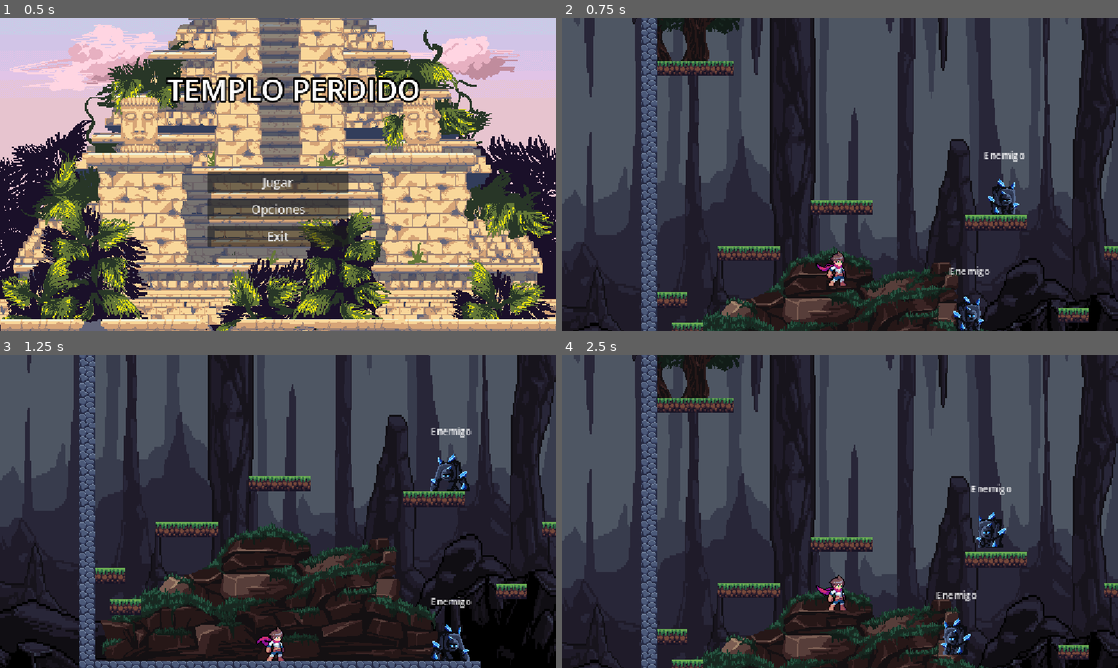
Above: before the commit, frames 1-4 (two rows, left to right).
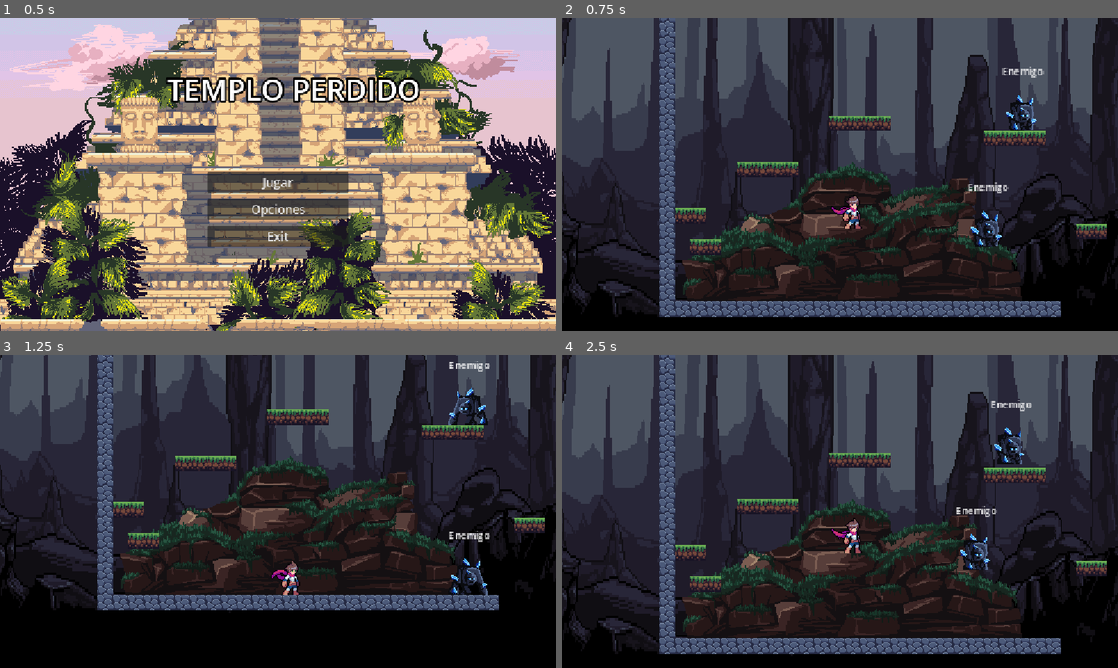
Above: after the commit, the same moments.

Repository: ederAlonso/Proyecto_videojuegos_2026_EderHuillcaSullca
Game: Godot game, scene res://scenes/levels/control.tscn
Two runs of this game, one before a commit and one after it. Both use one fixed random seed, a clock stepped at 60 frames per second and the inputs below.
Inputs:
- Up to frame 1 (0.5 s): no input
- Up to frame 2 (0.75 s): click "Jugar" at 0.5 s
- Up to frame 3 (1.25 s): no input
- Up to frame 4 (2.5 s): hold D (move_right) from 1.28 s (still down); tap W (move_jump) at 1.52, 2.27 s

Frame 1 is identical in both runs. In frame 2, 61% of the frame differs, in the area x 0-100%, y 0-100%; in frame 3, 56%; in frame 4, 61%.

Commit message:
agregue imagen de la llave y puerta

Diff:
--- a/JUEGO-EXPLORADOR.n2/scenes/items/keys.tscn
+++ b/JUEGO-EXPLORADOR.n2/scenes/items/keys.tscn
@@ -1,11 +1,7 @@
 [gd_scene format=3 uid="uid://cys0fe2td14tr"]
 
 [ext_resource type="Script" uid="uid://fdtomkmrgqs4" path="res://scenes/items/keys.gd" id="1_lmwfw"]
-[ext_resource type="Texture2D" uid="uid://dv7y42xhbauo4" path="res://assets/assets.png" id="1_p8kpx"]
-
-[sub_resource type="AtlasTexture" id="AtlasTexture_lmwfw"]
-atlas = ExtResource("1_p8kpx")
-region = Rect2(123.5, 0, 32.5, 32)
+[ext_resource type="Texture2D" uid="uid://wewbylyr3vjl" path="res://assets/iconos/llave.png" id="2_lmwfw"]
 
 [sub_resource type="RectangleShape2D" id="RectangleShape2D_p8kpx"]
 size = Vector2(20, 26)
@@ -15,7 +11,8 @@
 script = ExtResource("1_lmwfw")
 
 [node name="Sprite2D" type="Sprite2D" parent="." unique_id=1478589196]
-texture = SubResource("AtlasTexture_lmwfw")
+scale = Vector2(2, 2)
+texture = ExtResource("2_lmwfw")
 
 [node name="CollisionShape2D" type="CollisionShape2D" parent="." unique_id=1170612915]
 shape = SubResource("RectangleShape2D_p8kpx")
--- a/JUEGO-EXPLORADOR.n2/scenes/levels/level_1.tscn
+++ b/JUEGO-EXPLORADOR.n2/scenes/levels/level_1.tscn
@@ -2179,14 +2179,14 @@
 texture = ExtResource("10_qxy0u")
 
 [node name="TileMapLayer" type="TileMapLayer" parent="." unique_id=1693934164]
-tile_map_data = PackedByteArray("AAD4/wUAAwAKAAAAAAD5/wUAAwA …(23104 unchanged characters)… EAB0AAAD1/xMAAwAEAB0AAAD2/xMAAwAEAB0AAAA=")
+tile_map_data = PackedByteArray("AAD4/wUAAwAKAAAAAAD5/wUAAwA …(23104 unchanged characters)… EAB0AAAD1/xMAAwAEAB0AAAD2/xMAAwAEAB0AAAABACQAAwAKAAAAAAACACQAAwAKAAAAAAADACQAAwAKAAAAAAA=")
 tile_set = SubResource("TileSet_6iamk")
 
 [node name="Player" parent="." unique_id=2103683982 instance=ExtResource("2_6iamk")]
-position = Vector2(-836, 476)
+position = Vector2(-839, 504)
 
 [node name="Camera2D" type="Camera2D" parent="Player" unique_id=375399140]
-position = Vector2(2, -86.000015)
+position = Vector2(-13.999878, -26.999992)
 scale = Vector2(0.043, 0.366)
 zoom = Vector2(2, 2)
 limit_bottom = 100000000
@@ -2201,7 +2201,7 @@
 position = Vector2(510, 499)
 
 [node name="Door" parent="." unique_id=208659159 instance=ExtResource("5_sk5k4")]
-position = Vector2(1128, 444)
+position = Vector2(1144, 430)
 
 [node name="Enemy" parent="." unique_id=1792603611 instance=ExtResource("6_sk5k4")]
 position = Vector2(-713, 506)
--- a/JUEGO-EXPLORADOR.n2/scenes/levels/level_2.tscn
+++ b/JUEGO-EXPLORADOR.n2/scenes/levels/level_2.tscn
@@ -2199,7 +2199,7 @@
 position = Vector2(-314, 521)
 
 [node name="Door" parent="." unique_id=208659159 instance=ExtResource("9_gw1l3")]
-position = Vector2(256, 562)
+position = Vector2(268, 574)
 
 [node name="Enemy" parent="." unique_id=1792603611 instance=ExtResource("10_p4se4")]
 position = Vector2(-713, 506)
--- a/JUEGO-EXPLORADOR.n2/scenes/levels/level_3.tscn
+++ b/JUEGO-EXPLORADOR.n2/scenes/levels/level_3.tscn
@@ -2195,10 +2195,10 @@
 position = Vector2(-945, 4)
 
 [node name="Keys" parent="." unique_id=1530191297 instance=ExtResource("8_lgrx1")]
-position = Vector2(-309, 548)
+position = Vector2(-106, 257)
 
 [node name="Door" parent="." unique_id=208659159 instance=ExtResource("9_fhpes")]
-position = Vector2(59, 539)
+position = Vector2(-16, 574)
 
 [node name="Enemy" parent="." unique_id=1792603611 instance=ExtResource("10_vmg1d")]
 position = Vector2(-713, 506)
--- a/JUEGO-EXPLORADOR.n2/scenes/obj/door.tscn
+++ b/JUEGO-EXPLORADOR.n2/scenes/obj/door.tscn
@@ -1,25 +1,22 @@
 [gd_scene format=3 uid="uid://u48nmxka7t4i"]
 
 [ext_resource type="Script" uid="uid://da4xnd3mxb1ky" path="res://scenes/obj/door.gd" id="1_8niue"]
-[ext_resource type="Texture2D" uid="uid://w8wl3uqafd12" path="res://assets/assets.png" id="2_tbc26"]
-
-[sub_resource type="AtlasTexture" id="AtlasTexture_eajqf"]
-atlas = ExtResource("2_tbc26")
-region = Rect2(41.5, 0, 32, 32)
+[ext_resource type="Texture2D" uid="uid://bu45w2teos3xt" path="res://assets/iconos/puerta.png" id="2_8niue"]
 
 [sub_resource type="RectangleShape2D" id="RectangleShape2D_6axo7"]
-size = Vector2(31, 33)
+size = Vector2(34, 42)
 
 [node name="Door" type="Area2D" unique_id=208659159]
 collision_layer = 16
 script = ExtResource("1_8niue")
 
 [node name="Sprite2D" type="Sprite2D" parent="." unique_id=2054056379]
-modulate = Color(0.18492702, 0.67541504, 0.5569913, 1)
-texture = SubResource("AtlasTexture_eajqf")
+position = Vector2(-2.5, 2.499999)
+scale = Vector2(0.7, 0.659)
+texture = ExtResource("2_8niue")
 
 [node name="CollisionShape2D" type="CollisionShape2D" parent="." unique_id=1404574697]
-position = Vector2(-0.5, -0.5)
+position = Vector2(-2, 5)
 shape = SubResource("RectangleShape2D_6axo7")
 
 [node name="Label" type="Label" parent="." unique_id=1374062215]
